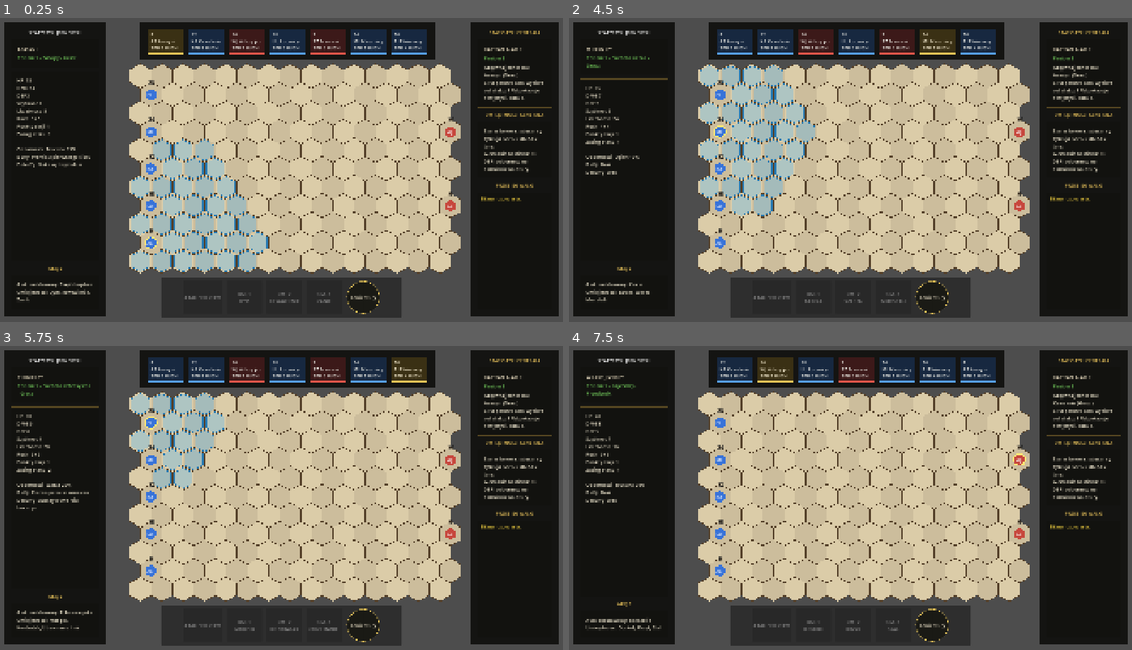
Above: before the commit, frames 1-4 (two rows, left to right).
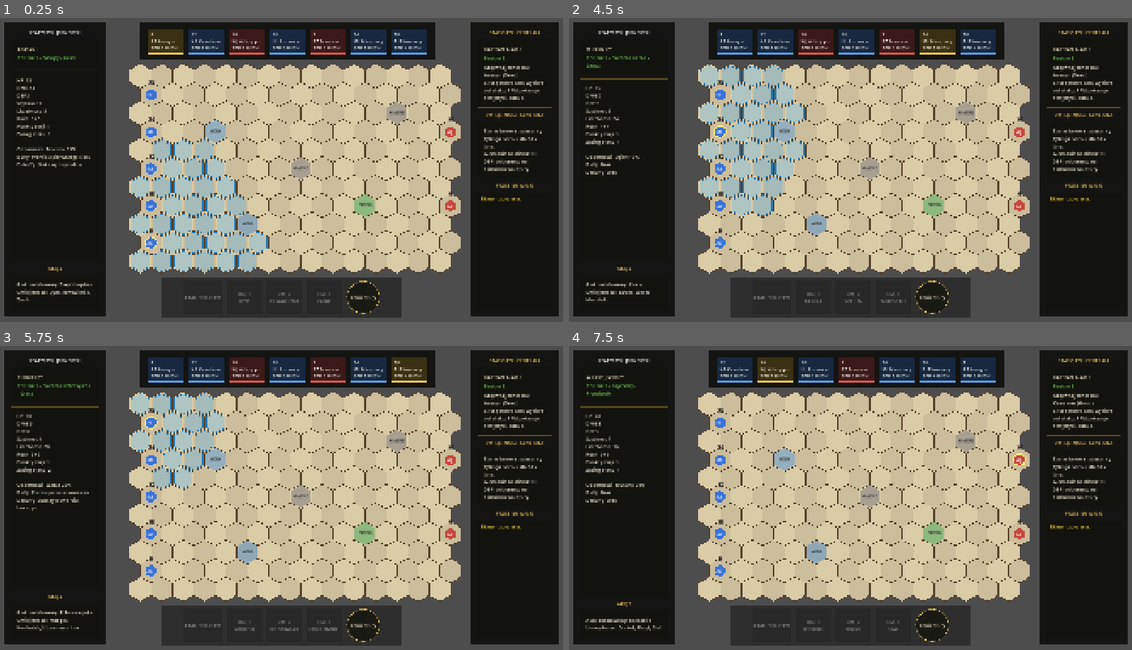
Above: after the commit, the same moments.

Repository: oliwierkoziol/staze
Game: Godot game, scene res://gra.tscn
Same seed, same stepped clock (60 frames per second), same inputs: the game is played once before the commit and once after it.
Inputs:
- Up to frame 1 (0.25 s): no input
- Up to frame 2 (4.5 s): click "8 AS Asasyni SPD 9 RUCH 5" at 0.5 s; click "12 KA Kawaleria SPD 8 RUCH 7" at 1.25 s; click "16 WJ Wilczy jezdzcy SPD 7 RU…" at 2 s; click "18 LU Lucznicy SPD 6 RUCH 3" at 2.75 s; click "9 SZ Szamani SPD 6 RUCH 3" at 3.5 s; click "24 MI Miecznicy SPD 5 RUCH 4" at 4.25 s
- Up to frame 3 (5.75 s): click "20 PI Pikinierzy SPD 4 RUCH 3" at 5 s
- Up to frame 4 (7.5 s): click "Koniec tury" at 5.75 s; click "12 KA Kawaleria SPD 8 RUCH 7" at 6.5 s; click "16 WJ Wilczy jezdzcy SPD 7 RU…" at 7.25 s

The runs differ from the first frame. In frame 1, 0.9% of the frame differs, in the area x 36-73%, y 27-72%; in frame 2, 1.2%; in frame 3, 1.0%; in frame 4, 1.0%.

Commit message:
feat(system walki): dodaj przeszkody terenowe (woda, kamienie, drzewa)

Diff:
--- a/turn-base-game/scripts/gra.gd
+++ b/turn-base-game/scripts/gra.gd
@@ -152,6 +152,13 @@
 
 const GRID_COLUMNS := 15
 const GRID_ROWS := 11
+const OBSTACLES: Array[Dictionary] = [
+	{"grid_x": 3, "grid_y": 3, "type": "woda"},
+	{"grid_x": 7, "grid_y": 5, "type": "kamienie"},
+	{"grid_x": 10, "grid_y": 7, "type": "drzewa"},
+	{"grid_x": 5, "grid_y": 8, "type": "woda"},
+	{"grid_x": 12, "grid_y": 2, "type": "kamienie"}
+]
 const MAX_EVENT_LOG_ENTRIES := 60
 const CARD_FONT_COLOR := Color(0.92, 0.88, 0.78, 1.0)
 const CARD_SELECTED_FONT_COLOR := Color(0.99, 0.95, 0.84, 1.0)
@@ -200,6 +207,7 @@
 		unit.remaining_move = int(unit.move_range)
 		unit.action_points = 1
 	board.set_units(units)
+	board.set_obstacles(OBSTACLES)
 	board.cell_clicked.connect(_on_cell_clicked)
 	board.cell_right_clicked.connect(_on_cell_right_clicked)
 	board.animation_finished.connect(_on_board_animation_finished)
@@ -393,6 +401,7 @@
 
 func _sync_board() -> void:
 	board.set_units(units)
+	board.set_obstacles(OBSTACLES)
 	var selected_unit: Dictionary = _find_unit_by_id(selected_unit_id)
 	if selected_unit.is_empty():
 		board.set_highlighted_cells([], [])
@@ -478,7 +487,9 @@
 
 
 func _is_in_attack_range(unit: Dictionary, cell: Vector2i) -> bool:
-	return _hex_distance(Vector2i(unit.grid_x, unit.grid_y), cell) <= int(unit.attack_range)
+	if _hex_distance(Vector2i(unit.grid_x, unit.grid_y), cell) > int(unit.attack_range):
+		return false
+	return not _is_attack_blocked(unit, cell)
 
 
 func _perform_basic_attack(attacker: Dictionary, target: Dictionary, end_turn_after := true) -> void:
@@ -551,7 +562,68 @@
 		if unit.id == excluded_unit_id:
 			continue
 		blocked[Vector2i(unit.grid_x, unit.grid_y)] = true
+	for obstacle in OBSTACLES:
+		blocked[Vector2i(int(obstacle.grid_x), int(obstacle.grid_y))] = true
 	return blocked
+
+
+func _is_cell_obstacle(cell: Vector2i) -> bool:
+	for obstacle in OBSTACLES:
+		if int(obstacle.grid_x) == cell.x and int(obstacle.grid_y) == cell.y:
+			return true
+	return false
+
+
+func _is_attack_blocked(attacker: Dictionary, target_cell: Vector2i) -> bool:
+	var origin: Vector2i = Vector2i(attacker.grid_x, attacker.grid_y)
+	if origin == target_cell:
+		return false
+	var line_cells: Array[Vector2i] = _get_hex_line(origin, target_cell)
+	for cell in line_cells:
+		if cell == origin or cell == target_cell:
+			continue
+		if _is_cell_obstacle(cell):
+			return true
+	return false
+
+
+func _get_hex_line(start: Vector2i, end: Vector2i) -> Array[Vector2i]:
+	var start_cube: Vector3i = _oddr_to_cube(start)
+	var end_cube: Vector3i = _oddr_to_cube(end)
+	var distance: int = _hex_distance(start, end)
+	if distance == 0:
+		return [start]
+	var line: Array[Vector2i] = []
+	for step in range(distance + 1):
+		var t: float = float(step) / float(distance)
+		var cube: Vector3i = _cube_round(_cube_lerp(start_cube, end_cube, t))
+		line.append(_cube_to_oddr(cube))
+	return line
+
+
+func _cube_lerp(a: Vector3i, b: Vector3i, t: float) -> Vector3:
+	return Vector3(lerpf(a.x, b.x, t), lerpf(a.y, b.y, t), lerpf(a.z, b.z, t))
+
+
+func _cube_round(cube: Vector3) -> Vector3i:
+	var rx: int = int(round(cube.x))
+	var ry: int = int(round(cube.y))
+	var rz: int = int(round(cube.z))
+	var dx: float = absf(rx - cube.x)
+	var dy: float = absf(ry - cube.y)
+	var dz: float = absf(rz - cube.z)
+	if dx > dy and dx > dz:
+		rx = -ry - rz
+	elif dy > dz:
+		ry = -rx - rz
+	else:
+		rz = -rx - ry
+	return Vector3i(rx, ry, rz)
+
+
+func _cube_to_oddr(cube: Vector3i) -> Vector2i:
+	var x: int = cube.x + int((cube.z - (cube.z & 1)) / 2)
+	return Vector2i(x, cube.z)
 
 
 func _get_neighbors(cell: Vector2i) -> Array[Vector2i]:
@@ -600,6 +672,13 @@
 		assert(unit.dmg >= 1)
 		assert(unit.speed >= 1)
 
+	for obstacle in OBSTACLES:
+		assert(obstacle.grid_x >= 0 and obstacle.grid_x < GRID_COLUMNS)
+		assert(obstacle.grid_y >= 0 and obstacle.grid_y < GRID_ROWS)
+		assert(obstacle.type in ["woda", "kamienie", "drzewa"])
+		for unit in SAMPLE_UNITS:
+			assert(not (unit.grid_x == obstacle.grid_x and unit.grid_y == obstacle.grid_y), "Przeszkoda pokrywa sie z jednostka")
+
 	assert(_hex_distance(Vector2i(0, 3), Vector2i(0, 7)) == _hex_distance(Vector2i(0, 7), Vector2i(0, 3)))
 	assert(_get_attackable_cells(SAMPLE_UNITS[0]).has(Vector2i(1, 3)))
 	assert(not _get_attackable_cells(SAMPLE_UNITS[0]).has(Vector2i(0, 3)))
--- a/turn-base-game/scripts/plansza_walki.gd
+++ b/turn-base-game/scripts/plansza_walki.gd
@@ -16,6 +16,7 @@
 var highlighted_attack_cells: Array[Vector2i] = []
 var visual_positions: Dictionary = {}
 var active_tweens: Dictionary = {}
+var obstacles: Array = []
 
 
 func _ready() -> void:
@@ -32,6 +33,17 @@
 	queue_redraw()
 
 
+func set_obstacles(new_obstacles: Array) -> void:
+	obstacles = []
+	for obstacle in new_obstacles:
+		obstacles.append(obstacle.duplicate(true))
+	queue_redraw()
+
+
+func get_obstacles() -> Array:
+	return obstacles
+
+
 func set_selected_unit(unit_id: int) -> void:
 	selected_unit_id = unit_id
 	queue_redraw()
@@ -49,6 +61,7 @@
 
 func _draw() -> void:
 	draw_hex_grid()
+	draw_obstacles()
 	draw_highlighted_cells()
 	draw_units()
 
@@ -113,6 +126,34 @@
 			draw_polyline(points + PackedVector2Array([points[0]]), Color(0.33, 0.25, 0.16), 2.0)
 
 
+func draw_obstacles() -> void:
+	var font: Font = ThemeDB.fallback_font
+	var font_size: int = 11
+	var colors: Dictionary = {
+		"woda": Color(0.25, 0.55, 0.85, 0.45),
+		"kamienie": Color(0.45, 0.45, 0.48, 0.50),
+		"drzewa": Color(0.25, 0.70, 0.35, 0.45)
+	}
+	var labels: Dictionary = {
+		"woda": "WODA",
+		"kamienie": "KAMIENIE",
+		"drzewa": "DRZEWA"
+	}
+	for obstacle in obstacles:
+		var cell: Vector2i = Vector2i(int(obstacle.grid_x), int(obstacle.grid_y))
+		var center: Vector2 = axial_to_pixel(cell.x, cell.y)
+		var points: PackedVector2Array = PackedVector2Array()
+		for corner in 6:
+			var angle: float = deg_to_rad(60.0 * corner - 30.0)
+			points.append(center + Vector2(cos(angle), sin(angle)) * (HEX_RADIUS - 3.0))
+		var type: String = str(obstacle.type)
+		draw_colored_polygon(points, colors.get(type, Color(0.5, 0.5, 0.5, 0.4)))
+		var label: String = labels.get(type, "???")
+		var text_size: Vector2 = font.get_string_size(label, HORIZONTAL_ALIGNMENT_LEFT, -1.0, font_size)
+		var text_position: Vector2 = center + Vector2(-text_size.x / 2.0, 4.0)
+		draw_string(font, text_position, label, HORIZONTAL_ALIGNMENT_LEFT, -1.0, font_size, Color(0.12, 0.12, 0.12))
+
+
 func draw_units() -> void:
 	var font: Font = ThemeDB.fallback_font
 	var font_size: int = 20
